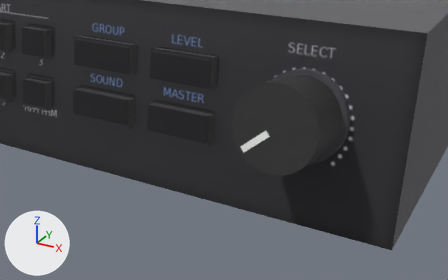
The OBJ model assets/models/midi-module-mt.obj, before and after one commit.
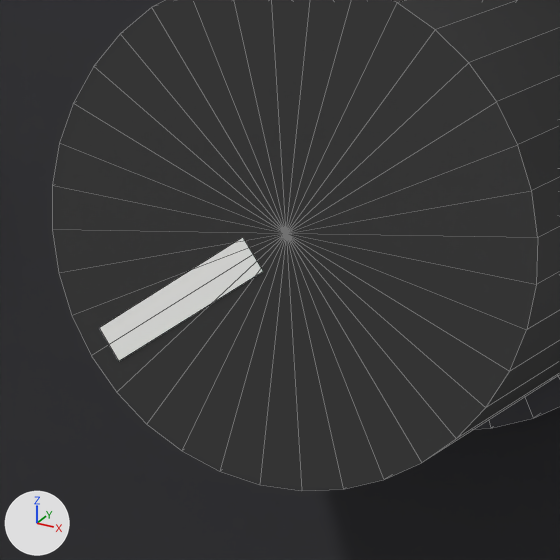
Each version is shown from a camera (50 mm lens) standing at (174.9, -224.4, 74.2) and looking at (120.9, -126.2, 25.0), then close up on the part from 50% to 72% of the width and 31% to 67% of the height. Arrows for +X, +Y and +Z are at lower left; the lights stay in place. The older version's two pictures come first. The close-ups show mesh edges as thin lines. Where no turn or scale is listed for an object, it has been applied to the vertices. Vertices at exactly the same position are counted once.

The scene before the commit, as lines of its bpy script (objects in view):
```python
me_knob_black = bpy.data.meshes.new('knob_black')
me_knob_black.from_pydata(...)  # 73 vertices, 72 faces; spans x 120.2..138.8, y -123.2..-106.3, z 15.8..36.5
me_knob_black.materials.append(mat_knob_black)  # dark grey #303030
me_knob_mark = bpy.data.meshes.new('knob_mark')
me_knob_mark.from_pydata([(127.9, -121.77, 26.88), (122.62, -122.51, 22.51), (123.52, -122.68, 21.45), (128.8, -121.95, 25.83)], [], [(0, 1, 2, 3)])
me_knob_mark.materials.append(mat_knob_mark)  # white #f3f3f1
me_mt_front = bpy.data.meshes.new('mt_front')
me_mt_front.from_pydata(...)  # 44 vertices, 11 faces; spans x -152.0..152.0, y -110.0..-102.0, z 0.0..45.0
me_mt_front.materials.append(mat_mt_front)  # picture img_module_mt_front_png
ob_knob_black = bpy.data.objects.new('knob_black', me_knob_black)
ob_knob_black.location = (0.0, 0.0, 0.0)
ob_knob_mark = bpy.data.objects.new('knob_mark', me_knob_mark)
ob_knob_mark.location = (0.0, 0.0, 0.0)
ob_mt_front = bpy.data.objects.new('mt_front', me_mt_front)
ob_mt_front.location = (0.0, 0.0, 0.0)
# also in view: 'knob_dark' at (129.5, -106.9, 24.8)
```
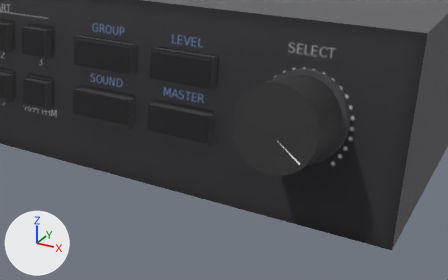
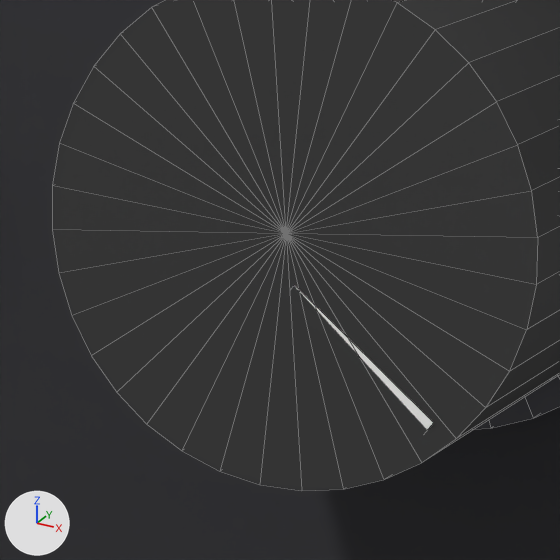
Patch to the scene script:
```diff
--- a/assets/models/midi-module-mt.obj.py
+++ b/assets/models/midi-module-mt.obj.py
@@ me_knob_mark @@
 # used by ob_knob_mark; location = (0.0, 0.0, 0.0)
-me_knob_mark.from_pydata(...)  # 4 vertices, 1 face; spans x 122.62..128.8, y -122.68..-121.77, z 21.45..26.88
-me_knob_mark.vertices[0].co = (127.9, -121.77, 26.88)  # pixel (242, 237)
-me_knob_mark.vertices[1].co = (122.62, -122.51, 22.51)  # pixel (99, 327)
-me_knob_mark.vertices[2].co = (123.52, -122.68, 21.45)  # pixel (118, 361)
-me_knob_mark.vertices[3].co = (128.8, -121.95, 25.83)  # pixel (263, 271)
+me_knob_mark.from_pydata(...)  # 4 vertices, 1 face; spans x 129.27..135.77, y -122.68..-121.77, z 20.67..25.57
+# me_knob_mark part 1
+me_knob_mark.vertices[0].co = (129.27, -121.77, 24.4)
+me_knob_mark.vertices[1].co = (135.03, -122.51, 20.67)
+me_knob_mark.vertices[2].co = (135.77, -122.68, 21.84)  # pixel (433, 422)
+me_knob_mark.vertices[3].co = (130.01, -121.95, 25.57)  # pixel (294, 284)
 me_knob_mark.materials.append(mat_knob_mark)
```

Boxes [x1, y1, x2, y2] around the edits, measured in the close-ups (560 x 560 px):
'knob_mark', reshaped: before [99, 238, 263, 361]; after [294, 285, 434, 430]
